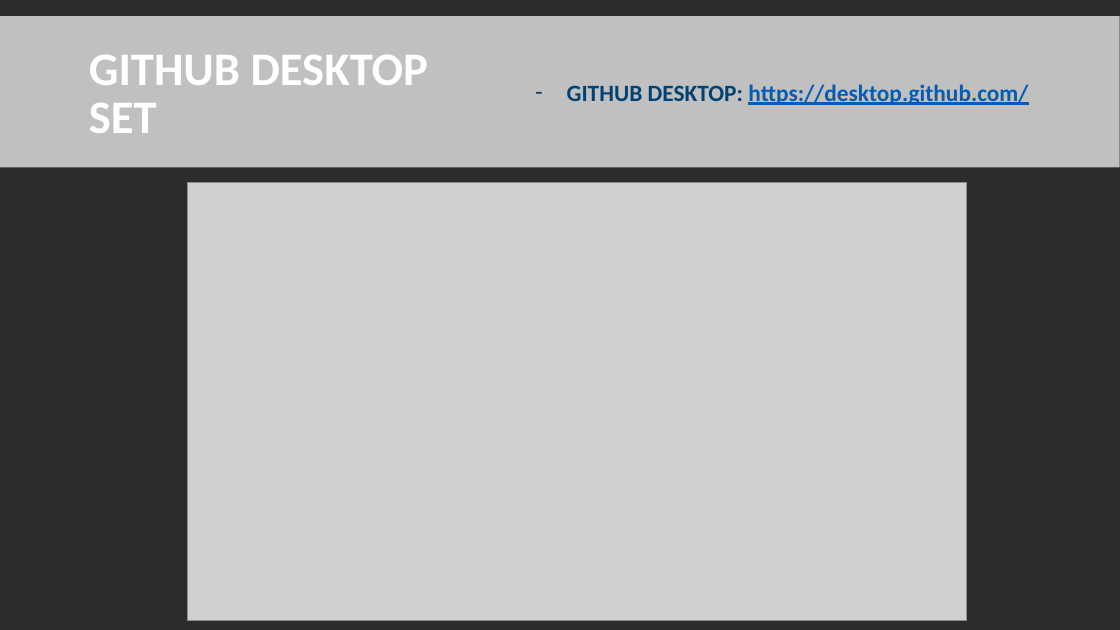
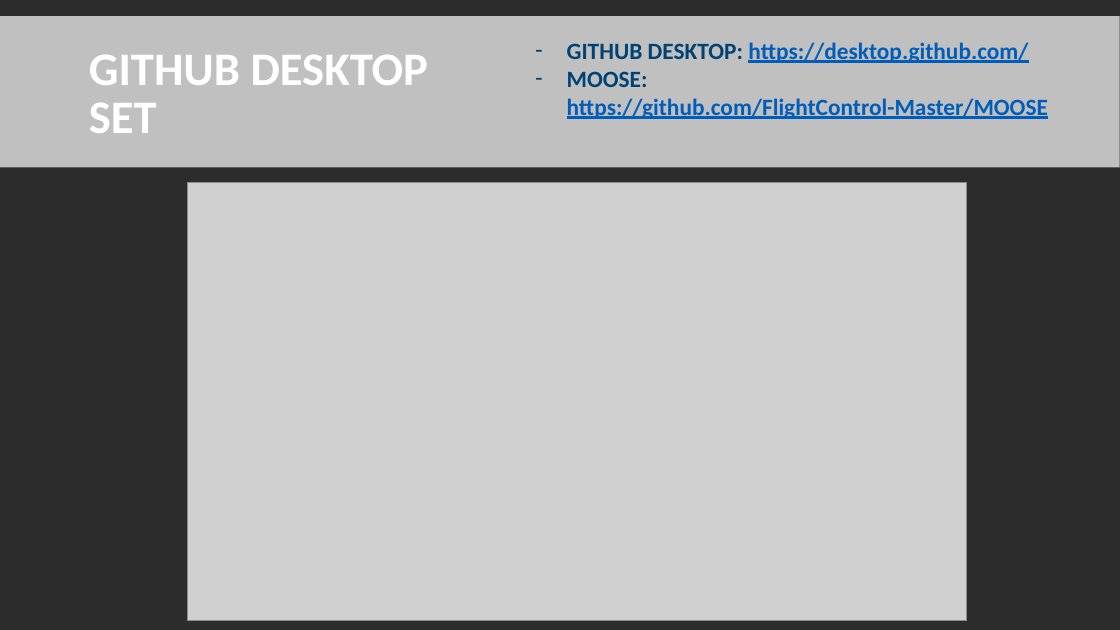
Before and after one commit to FlightControl-Master/MOOSE, a slide deck: slide 8 of Moose Presentations/SETUP.pptx. Drawn at 1120x630 pixels with LibreOffice and Linux fonts; fonts in the diff are those of the drawing; grey boxes stand for pictures; background and template pictures are left out. Boxes give left, top, right and bottom in pixels: in the first picture for what was removed or moved away, otherwise in the second. Text is boxed around its words. In the diff, an @@ line names an element or a change of style, - is before the commit and + after.

Commit message:
Update

```diff
--- a/Moose Presentations/SETUP.pptx
+++ b/Moose Presentations/SETUP.pptx
@@ text at [567, 71, 1048, 119]: paragraph added @@
+– MOOSE: https://github.com/FlightControl-Master/MOOSE
```
Also in this commit, not shown: 2 slides added.
